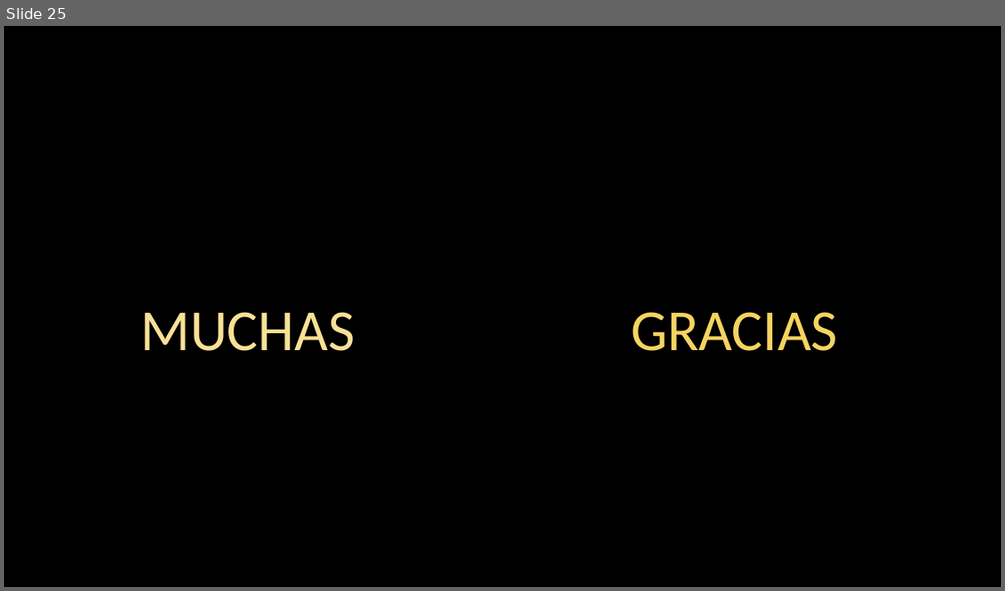
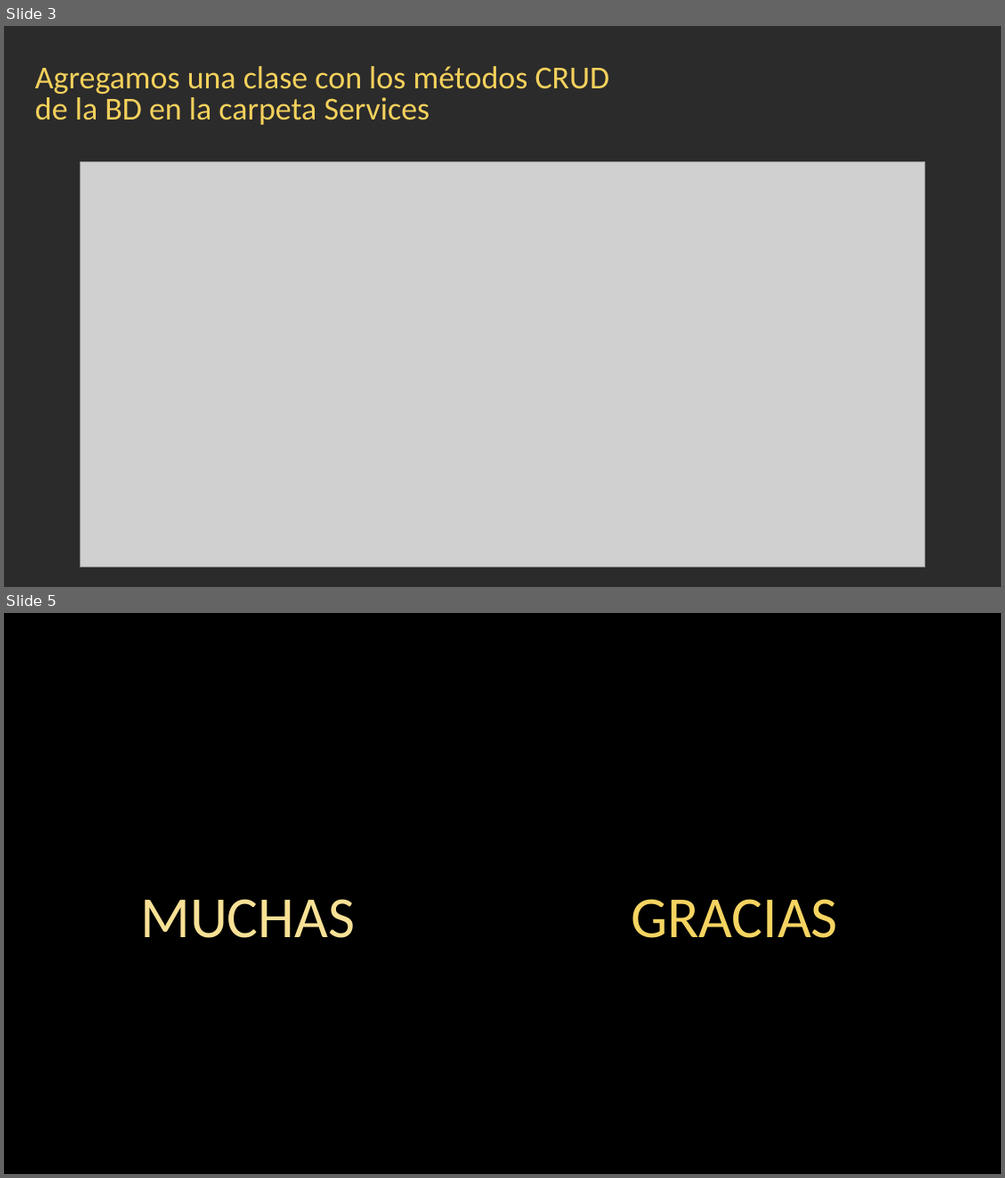
Before and after one commit to srodriguezp/.NetCore, a slide deck: 13) .Net MAUI/SQLite MAUI Blazor Híbrida (2024).pptx. Shown one above the other, each under a label of ours: slide 25 before the commit, slides 3 and 5 after it; the slides between them are not shown. The pictures are 1005x591 and 1005x1178 pixels, drawn with LibreOffice and Linux fonts; fonts in the diff are those of the drawing; grey boxes stand for pictures; background and template pictures are left out; a plain dark background stands for a picture behind light text. Boxes give left, top, right and bottom in pixels: in the first picture for what was removed or moved away, otherwise in the second. Text is boxed around its words. In the diff, an @@ line names an element or a change of style, - is before the commit and + after.

```diff
--- a/13) .Net MAUI/SQLite MAUI Blazor Híbrida (2024).pptx
+++ b/13) .Net MAUI/SQLite MAUI Blazor Híbrida (2024).pptx
@@ slide 3 added at <box>4,26,1001,587</box>, background picture (left out) @@
@@ text added at <box>35,66,610,125</box>, 61.6 pt, text #F4D15C @@
+Agregamos una clase con los métodos CRUD
+de la BD en la carpeta Services
@@ picture added at <box>81,161,924,566</box> @@
@@ what was slide 25 is now slide 5 @@
```
Also in this commit, not shown: 1 slide changed, 2 other slides added, 23 slides removed, 44 other files.
